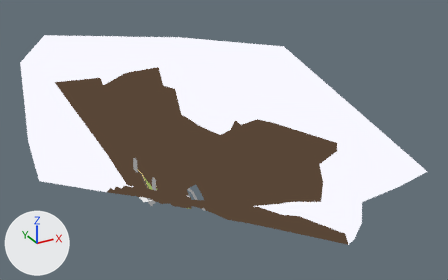
An edit to the Blender file alpine.blend, drawn before and after from the same camera.
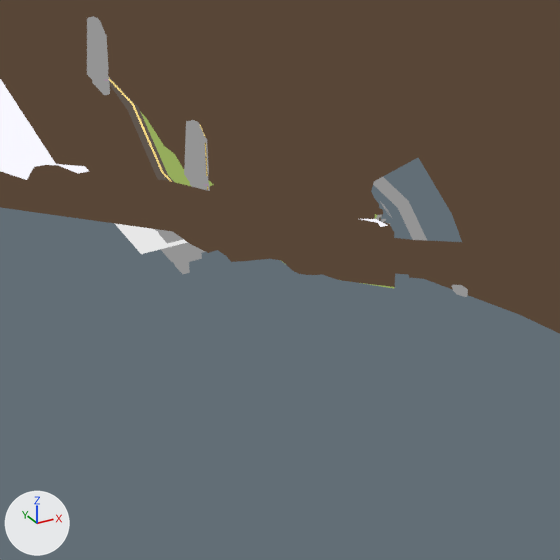
Each version is shown whole from a 50 mm lens placed at (-743.0, -1786.0, 1083.0), pointed at (240.0, 1.0, 190.0), then close up on the part from 26% to 50% of the width and 55% to 93% of the height. The lights are fixed; the arrows at lower left show +X, +Y and +Z. Everything nearer to the camera than a plane just in front of the edit is cut away.

The first close-up shows 'bridge_fog', 'bsp'.
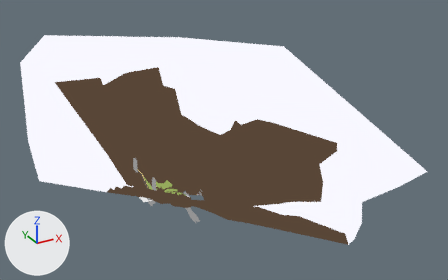
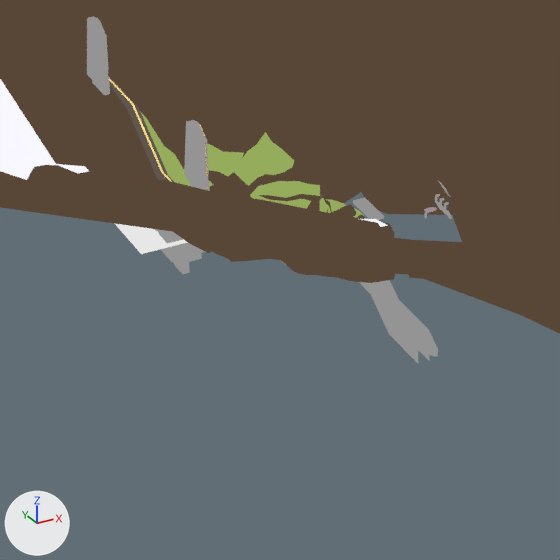
Commit message: Model downhill landscape

The change in detail:
me_bsp_mesh is used by ob_bsp; parent ob_frame; location (-115.5, -53.01, 29.27).
me_bsp_mesh had 3510 vertices, 5532 faces and spanned x -279.0..976.0, y -412.0..560.0, z -100.0..488.0.
me_bsp_mesh now has 3797 vertices, 5969 faces and spans x -279.0..976.0, y -412.0..560.0, z -100.0..488.0.
me_bsp_mesh part 1: the loose piece of 39 vertices spanning x 178.0..182.0, y -16.0..-14.0, z 8.0..12.0 is moved by (46.0, 0.0, 0.0).
me_bsp_mesh part 2: the loose piece of 39 vertices spanning x 178.0..182.0, y -10.0..-8.0, z 8.0..12.0 is moved by (46.0, 0.0, 0.0).
me_bsp_mesh part 3: the loose piece of 52 vertices spanning x 180.0..186.0, y -18.0..-11.0, z 12.0..25.0 is moved by (46.0, 7.0, 0.0).
me_bsp_mesh part 4: a new loose piece, a box spanning x 176.1..185.0, y -5.9..23.1, z 7.3..9.2, in mat_alpine_wall (its picture is missing).
me_bsp_mesh part 5: a new loose piece of 73 vertices spanning x 217.0..225.0, y -5.0..1.0, z -3.0..3.0.
me_bsp_mesh part 6: a new loose piece of 44 vertices spanning x 181.0..189.0, y -81.0..68.0, z -73.0..-29.0, in mat_alpine_wall (its picture is missing).
me_bsp_mesh part 7: 118 vertices moved from x 81.0..197.0, y -30.0..168.0, z -32.0..100.0 to x 82.0..197.0, y -29.0..168.0, z -26.0..100.0; 283 vertices removed from x 80.0..238.0, y -101.0..147.0, z -30.0..87.0; 465 vertices added at x 77.0..266.0, y -23.0..155.0, z -25.0..89.0.

Pixel boxes (x1, y1, x2, y2) of what changed, in the close-ups (560 x 560 px; the box of a moved part takes in the faces that stretch with it):
'bsp', reshaped
    before: (0, 0, 560, 334)
    after: (0, 0, 560, 363)
part 1 of me_bsp_mesh, moved or reshaped
    before: (381, 219, 386, 223)
    after: (444, 202, 449, 209)
part 2 of me_bsp_mesh, moved or reshaped
    before: (376, 215, 382, 221)
    after: (439, 198, 444, 205)
part 3 of me_bsp_mesh, moved or reshaped
    before: (381, 203, 393, 219)
    after: (439, 182, 450, 197)
part 4 of me_bsp_mesh, added
    after: (353, 197, 384, 220)
part 5 of me_bsp_mesh, added
    after: (424, 207, 437, 218)
part 6 of me_bsp_mesh, added
    after: (359, 280, 438, 363)
part 7 of me_bsp_mesh, moved or reshaped
    before: (168, 0, 468, 297)
    after: (168, 0, 452, 283)
